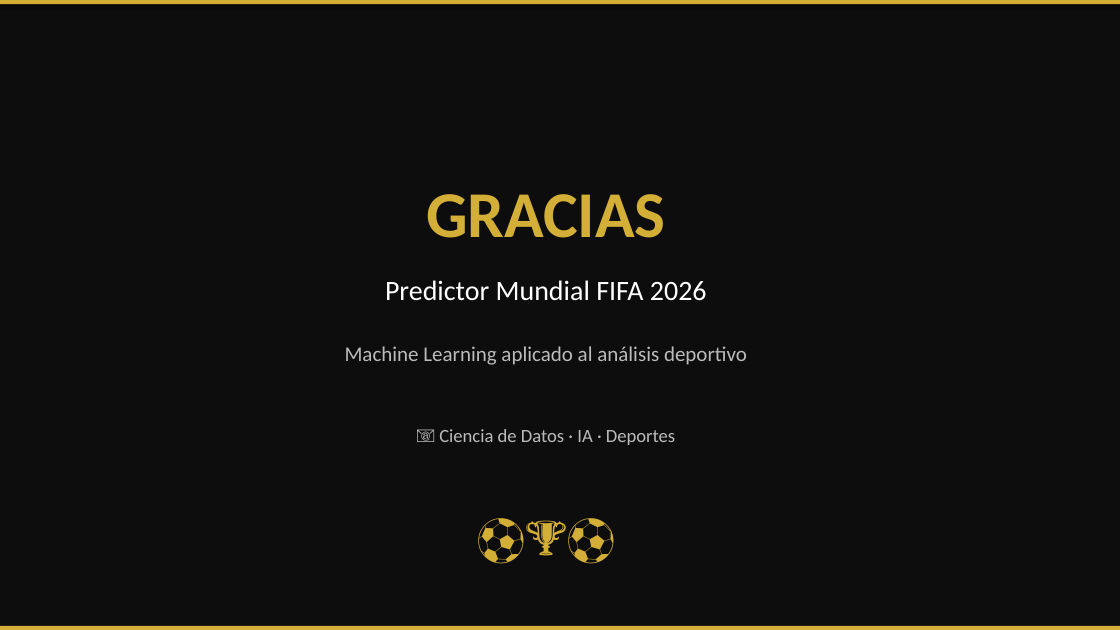
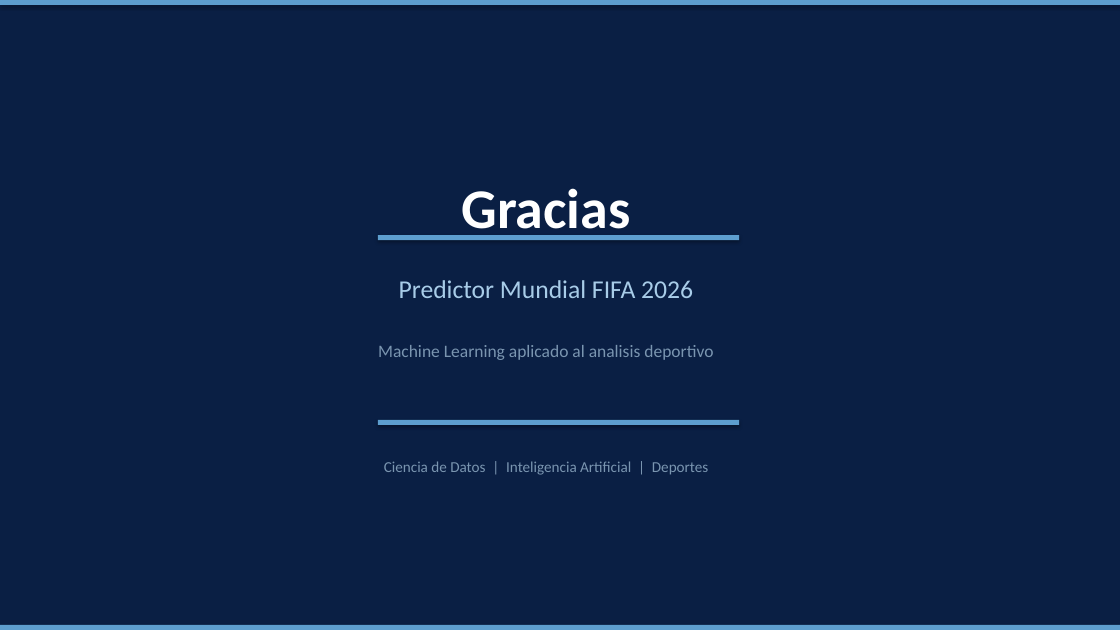
Before and after one commit to fernandoreynarodriguez647-cmd/Mundial_Predictor_regresion-, a slide deck: slide 16 of presentacion/Presentacion_Predictor_Mundial_2026.pptx (slide 17 before the commit). Drawn at 1120x630 pixels with LibreOffice and Linux fonts; fonts in the diff are those of the drawing. Boxes give left, top, right and bottom in pixels: in the first picture for what was removed or moved away, otherwise in the second. Text is boxed around its words. In the diff, an @@ line names an element or a change of style, - is before the commit and + after.

```diff
--- a/presentacion/Presentacion_Predictor_Mundial_2026.pptx
+++ b/presentacion/Presentacion_Predictor_Mundial_2026.pptx
@@ background #0D0D0D to #0A1F44 @@
@@ rectangle at box(0, 0, 1120, 5): fill #D4AF37 to #5D9ECF @@
@@ text at box(461, 188, 630, 240): text changed; size 56 to 48 pt; text colour #D4AF37 to #FFFFFF @@
-GRACIAS
+Gracias
@@ rectangle added at box(378, 235, 739, 240), fill #5D9ECF @@
@@ text "Predictor Mundial FIFA 2026" at box(399, 280, 693, 298): size 24 to 22 pt, text colour #FFFFFF to #A8CCE8 @@
@@ text at box(378, 345, 713, 360): text changed; size 18 to 15 pt; text colour #BBBBBB to #7A95B0 @@
-Machine Learning aplicado al análisis deportivo
+Machine Learning aplicado al analisis deportivo
@@ rectangle added at box(378, 420, 739, 425), fill #5D9ECF @@
@@ text at box(384, 461, 708, 475): text changed; size 16 to 13 pt; text colour #BBBBBB to #7A95B0 @@
-📧 Ciencia de Datos · IA · Deportes
+Ciencia de Datos | Inteligencia Artificial | Deportes
@@ text removed at box(252, 504, 840, 538) @@
-⚽🏆⚽
@@ rectangle at box(0, 625, 1120, 630): fill #D4AF37 to #5D9ECF @@
```
Also in this commit, not shown: 12 other slides changed, 3 slides added, 4 slides removed, 1 other file.
